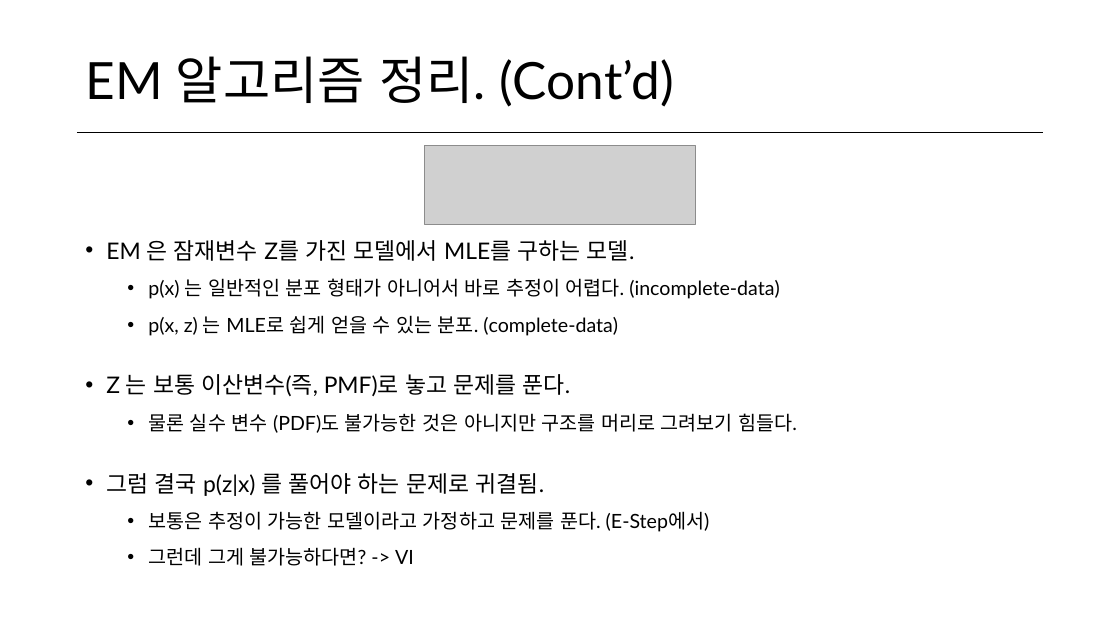
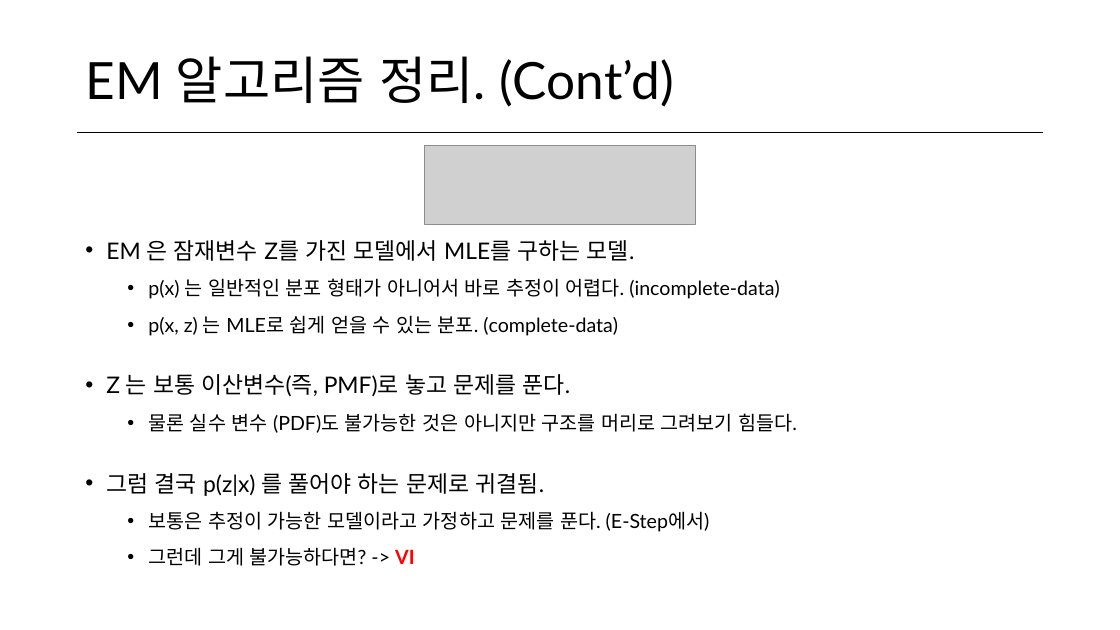
Before and after one commit to norman3/vi, a slide deck: slide 39 of vi.pptx (slide 38 before the commit). Drawn at 1120x630 pixels with LibreOffice and Linux fonts; fonts in the diff are those of the drawing; grey boxes stand for pictures. Boxes give left, top, right and bottom in pixels: in the first picture for what was removed or moved away, otherwise in the second. Text is boxed around its words. In the diff, an @@ line names an element or a change of style, - is before the commit and + after.

```diff
--- a/vi.pptx
+++ b/vi.pptx
@@ text at [148, 547, 414, 566]: text colour #000000 to #FF0000, bold on in "VI" @@
```
Also in this commit, not shown: 14 other slides changed, 1 slide added, 1 other file.
